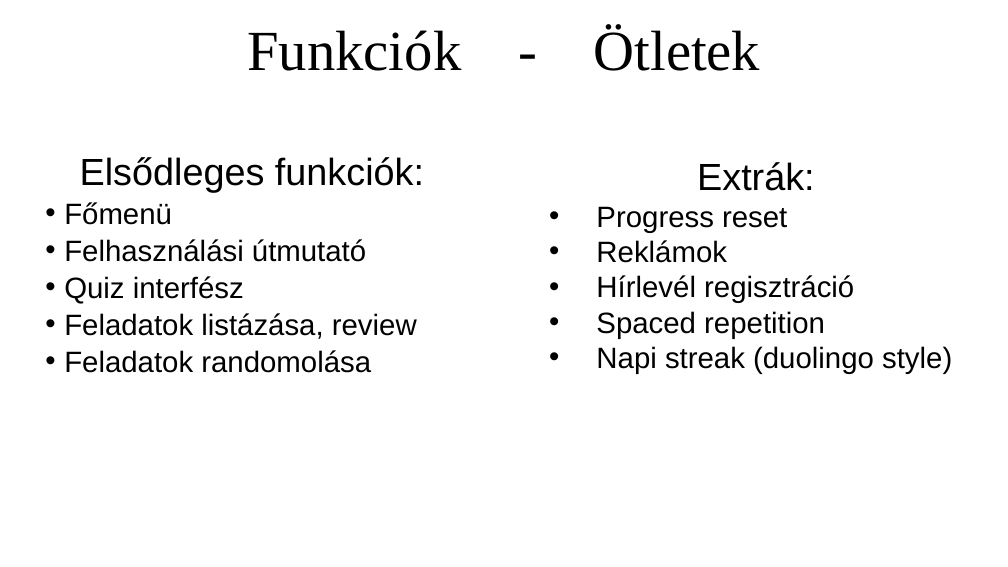
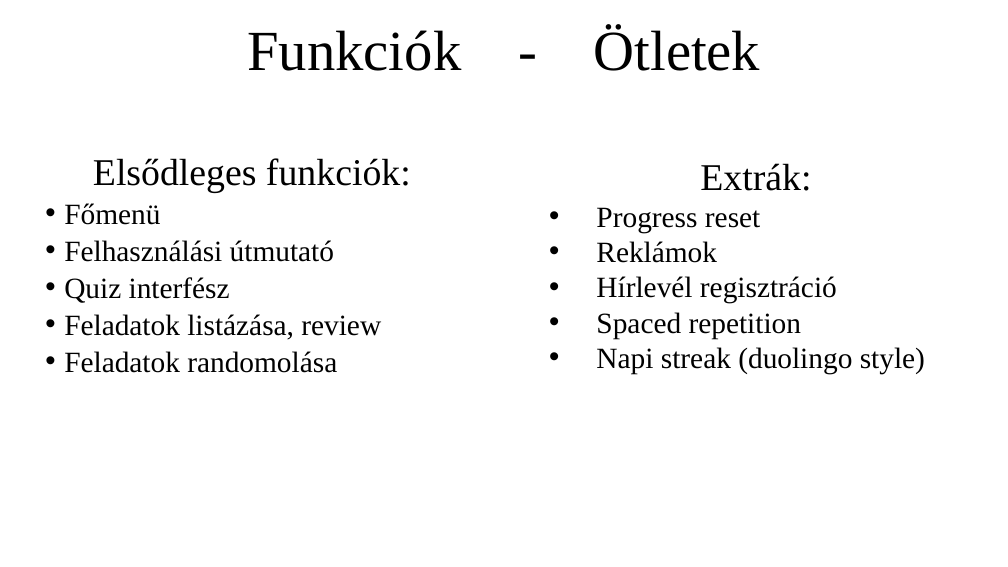
Before and after one commit to zsolti6/Erettsegizzunk, a slide deck: slide 3 of erettsegizzunk.pptx. Drawn at 1008x567 pixels with LibreOffice and Linux fonts; fonts in the diff are those of the drawing. Boxes give left, top, right and bottom in pixels: in the first picture for what was removed or moved away, otherwise in the second. Text is boxed around its words. In the diff, an @@ line names an element or a change of style, - is before the commit and + after.

```diff
--- a/erettsegizzunk.pptx
+++ b/erettsegizzunk.pptx
@@ text "Elsődleges funkciók:" at [64,158,411,373]: font Arial to Times New Roman @@
@@ text "Extrák:" at [596,163,925,374]: font Arial to Times New Roman @@
```
Also in this commit, not shown: 2 other slides changed, 1 slide added.
